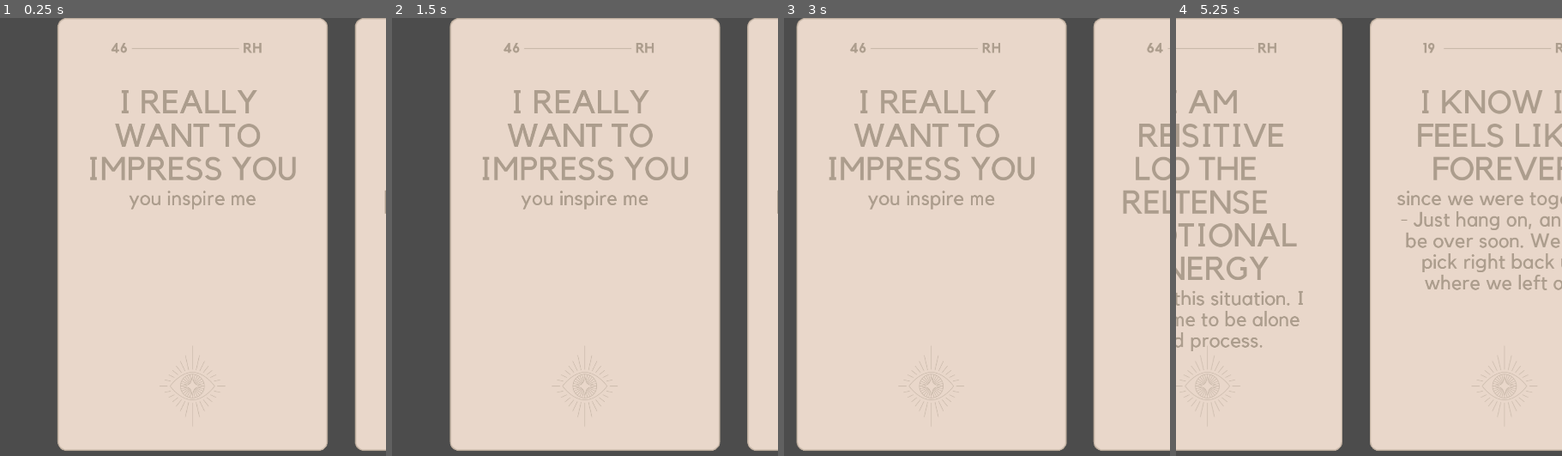
Above: before the commit, frames 1-4 (left to right).
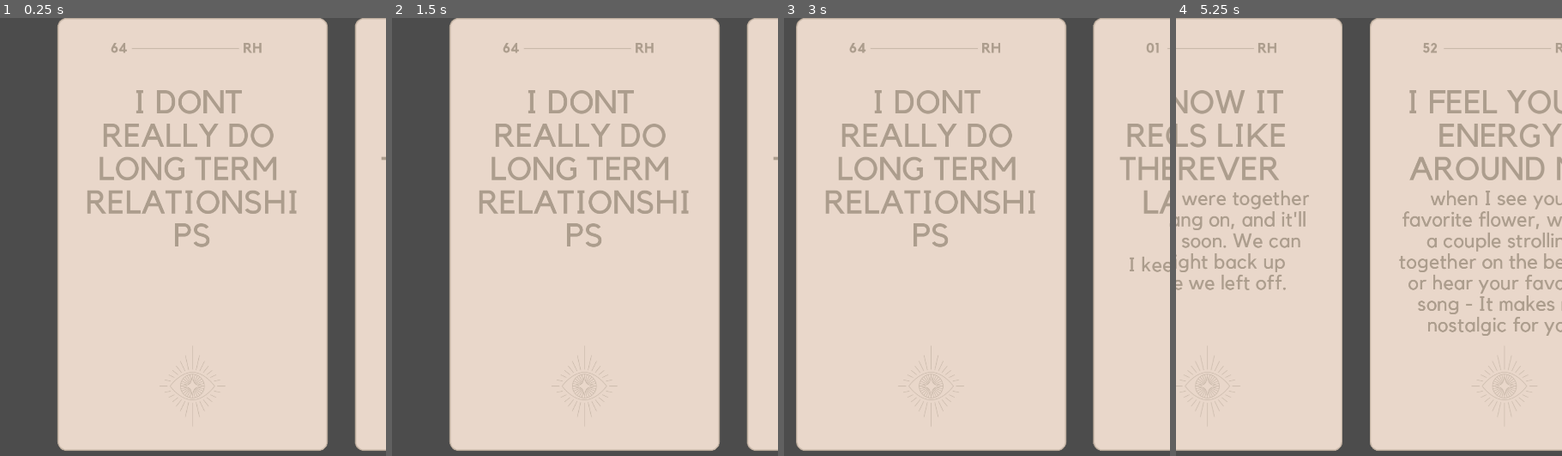
Above: after the commit, the same moments.

Repository: collectivenectar/therealrealoracle
Game: Godot game, scene res://scenes/DrawingCards/Carousels/CarouselFinite.tscn
The game is run twice, just before and just after one commit, with the same random seed, the same clock (stepped at 60 frames per second) and the same inputs. This scene is started directly instead of the project's main scene.
Inputs (mouse positions are in pixels of both pictures, inside the frame that each line leads up to):
- Up to frame 1 (0.25 s): no input
- Up to frame 2 (1.5 s): tap Enter at 0.5 s; drag from (585, 232) to (623, 210) at 0.52 s; tap Space at 1.25 s; drag from (outside the picture) to (outside the picture) at 1.27 s
- Up to frame 3 (3 s): tap Enter at 2 s; move the mouse to (861, 258) at 2.02 s; click (861, 258) at 2.17 s; tap Space at 2.75 s; drag from (996, 359) to (861, 258) at 2.77 s
- Up to frame 4 (5.25 s): move the mouse to (1311, 188) at 3.52 s; click (1311, 188) at 3.67 s; drag from (1453, 328) to (1311, 188) at 4.27 s; move the mouse to (1291, 394) at 5.02 s; click (1291, 394) at 5.17 s

The runs differ from the first frame. In frame 1, 4.8% of the frame differs, in the area x 22-100%, y 5-53%; in frame 2, 5.5%; in frame 3, 6.4%; in frame 4, 11%, in the area x 0-100%, y 5-77%.

Commit message:
fixed carousel_position and last card visibility issue

Diff:
--- a/scenes/DrawingCards/Carousels/CarouselFinite.gd
+++ b/scenes/DrawingCards/Carousels/CarouselFinite.gd
@@ -52,7 +52,7 @@
 func _scene_type_check():
 	if global.carousel_types[global.carousel_type_currently_is] == "CHOOSING":
 		global.draw()
-		last_card_in_carousel = global.deck_copy_converted.size()
+		last_card_in_carousel = global.deck_copy_converted.size() - 1
 		#carousel position can't start at 0, since carousel is moved by swiping from
 		#right to left, and decreases carousel_position from max carousel value to 0
 		#for journal, might consider starting at midpoint, but will decide after completing
@@ -62,7 +62,7 @@
 		last_card_in_carousel = global.total_cards_in_scene
 		carousel_position = last_card_in_carousel * card_zone
 	elif global.carousel_types[global.carousel_type_currently_is] == "JOURNAL":
-		last_card_in_carousel = global.livedeck.size()
+		last_card_in_carousel = global.livedeck.size() - 1
 		carousel_position = last_card_in_carousel * card_zone
 
 func _carousel_card_position_manager(global_carousel_position):
@@ -82,7 +82,7 @@
 		get_child(i).rect_position = Vector2(zero_card_position + (card_zone * (i)) + local_position, 0)
 		#if the array position of that card reaches the bounds, make it invisible
 		#otherwise make it visible
-		if (int(global_carousel_position / card_zone) - (i - 2)) > last_card_in_carousel:
+		if (int((global_carousel_position)/ card_zone) - (i - 2)) > last_card_in_carousel:
 			get_child(i).visible = false
 		elif (int(global_carousel_position / card_zone) - (i - 2)) < 0:
 			get_child(i).visible = false
@@ -114,51 +114,6 @@
 		if abs(animation_end_position - carousel_position) < 0.001:
 			animation_state = "inactive"
 
-#func _gui_input(event):
-#	if event is InputEventMouseButton && event.button_index == BUTTON_LEFT:
-#		#if just pressed mouse click
-#		if event.button_index == BUTTON_LEFT && event.pressed:
-#			#set pressed to true, record start position, and set carousel momentum to 0
-#			#in case carousel was in motion, and kill animation state if "inertia"
-#			pressed = true
-#			click_down_position = event.global_position
-#			animation_state = "inactive"
-#			carousel_inertia_initial = 0
-#			print("inactive")
-#		#otherwise if button just released
-#		elif event.button_index == BUTTON_LEFT && !event.pressed:
-#			#store that end position, set pressed to false, and begin inertia calculation
-#			#i.e. calculate the end position based on current position, speed, and card + separation
-#			#width
-#			#once the calculation is done, begin inertial state for animation to take off
-#			click_up_position = event.global_position
-#			pressed = false
-#			animation_end_position = stepify(carousel_position, card_zone) + stepify(carousel_inertia_initial*20.0*1.8939,card_zone)
-#			animation_end_position = clamp(animation_end_position, 0, (last_card_in_carousel * card_zone))
-#			animation_state = "released"
-#			print("released")
-#
-#			#this is for filtering out insufficient momentum to create inertia
-#			#set to filter for x or y changes, because I'm considering putting in
-#			#an animation for the user dragging a card or selecting a card for addition
-#			#to the spread
-#	#if the user is currently moving the mouse
-#	if event is InputEventMouseMotion:
-#		#if the user is moving the mouse AND pressing
-#		if pressed == true:
-#			#set the state to dragging, and add the events position change to window_position
-#			#pass that window_position to _carousel_dragged_pos(), and then be sure
-#			#to store the most recent event position change data for calculation
-#			#of inertia in case the user is about to release
-#			animation_state = "dragging"
-#			carousel_position += event.relative.x
-#			carousel_position = clamp(carousel_position, 0, (last_card_in_carousel * card_zone))
-#			_carousel_card_position_manager(carousel_position)
-#			carousel_inertia_initial = event.relative.x
-#			print("dragging")
-#		elif pressed == false:
-#			pass
-
 ##if the user hits the add card button, find out which card is currently in the middle
 ##get it's data, and set the availability array position value for that card to unavailable
 #func _on_Button_pressed():
@@ -184,23 +139,7 @@
 			click_down_position = event.global_position
 			animation_state = "inactive"
 			carousel_inertia_initial = 0
-		#otherwise if button just released
-#		elif event.button_index == BUTTON_LEFT && !event.pressed:
-#			#store that end position, set pressed to false, and begin inertia calculation
-#			#i.e. calculate the end position based on current position, speed, and card + separation
-#			#width
-#			#once the calculation is done, begin inertial state for animation to take off
-#			click_up_position = event.global_position
-#			pressed = false
-#			animation_end_position = stepify(carousel_position, card_zone) + stepify(carousel_inertia_initial*20.0*1.8939,card_zone)
-#			animation_end_position = clamp(animation_end_position, 0, (last_card_in_carousel * card_zone))
-#			animation_state = "released"
-#			print("released")
 
-			#this is for filtering out insufficient momentum to create inertia
-			#set to filter for x or y changes, because I'm considering putting in
-			#an animation for the user dragging a card or selecting a card for addition
-			#to the spread
 	#if the user is currently moving the mouse
 	if event is InputEventMouseMotion:
 		#if the user is moving the mouse AND pressing
@@ -211,13 +150,18 @@
 			#of inertia in case the user is about to release
 			animation_state = "dragging"
 			carousel_position += event.relative.x
-			carousel_position = clamp(carousel_position, 0, (last_card_in_carousel * card_zone))
+			#minus one here might seem weird but without it the first card has visibility issues
+			#related to last_card_in_carousel
+			carousel_position = clamp(carousel_position, 0, (last_card_in_carousel * card_zone - 1))
 			_carousel_card_position_manager(carousel_position)
 			carousel_inertia_initial = event.relative.x
 		elif pressed == false:
 			pass
 
 func _input(event):
+	#moved this out of _gui_input(event) due to handling issues. This is for when
+	#user has dragged or clicked, so this may produce issues when clicking up
+	#in other scenes? have to see.
 	if event is InputEventMouseButton:
 		if event.button_index == BUTTON_LEFT && !event.pressed:
 			#store that end position, set pressed to false, and begin inertia calculation
@@ -227,5 +171,5 @@
 			click_up_position = event.global_position
 			pressed = false
 			animation_end_position = stepify(carousel_position, card_zone) + stepify(carousel_inertia_initial*20.0*1.8939,card_zone)
-			animation_end_position = clamp(animation_end_position, 0, (last_card_in_carousel * card_zone))
+			animation_end_position = clamp(animation_end_position, 0, (last_card_in_carousel * card_zone - 1))
 			animation_state = "released"
